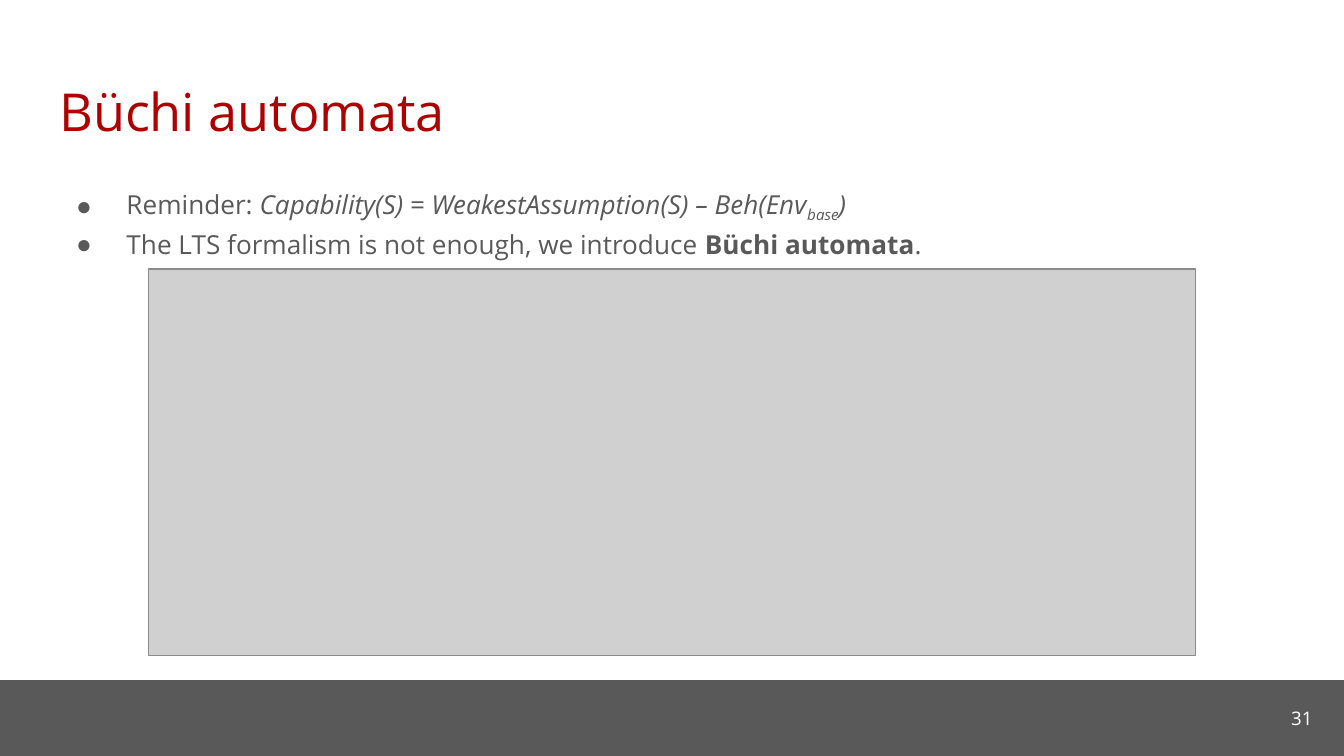
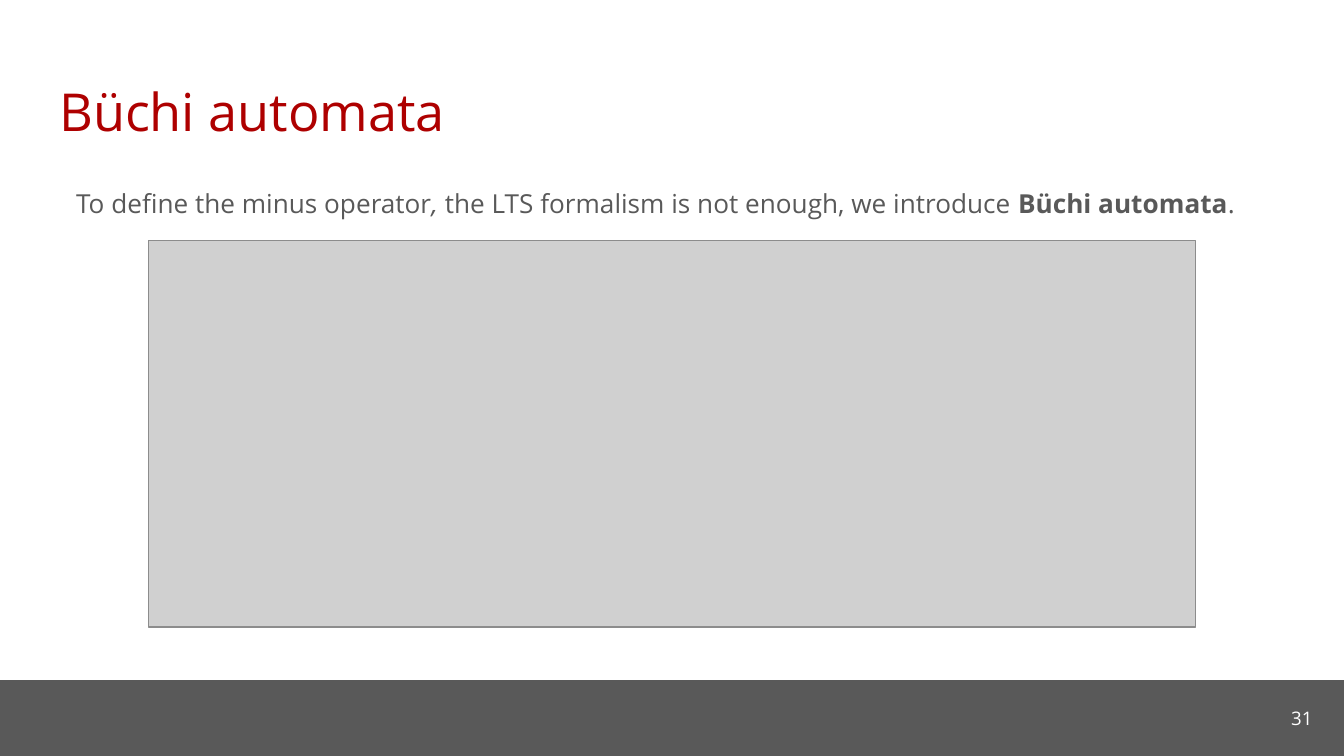
Before and after one commit to cmu-soda/Robustness, a slide deck: slide 31 of Robustness.pptx. Drawn at 1344x756 pixels with LibreOffice and Linux fonts; fonts in the diff are those of the drawing; grey boxes stand for pictures; background and template pictures are left out. Boxes give left, top, right and bottom in pixels: in the first picture for what was removed or moved away, otherwise in the second. Text is boxed around its words. In the diff, an @@ line names an element or a change of style, - is before the commit and + after.

```diff
--- a/Robustness.pptx
+++ b/Robustness.pptx
@@ text at box(76, 193, 1235, 220): text changed @@
-● Reminder: Capability(S) = WeakestAssumption(S) – Beh(Envbase)
-● The LTS formalism is not enough, we introduce Büchi automata.
+To define the minus operator, the LTS formalism is not enough, we introduce Büchi automata.
@@ picture: place and size @@
-picture at box(149, 269, 1196, 656)
+picture at box(149, 241, 1196, 628)
```
Also in this commit, not shown: 19 other slides changed, 3 slides added, 3 slides removed.
